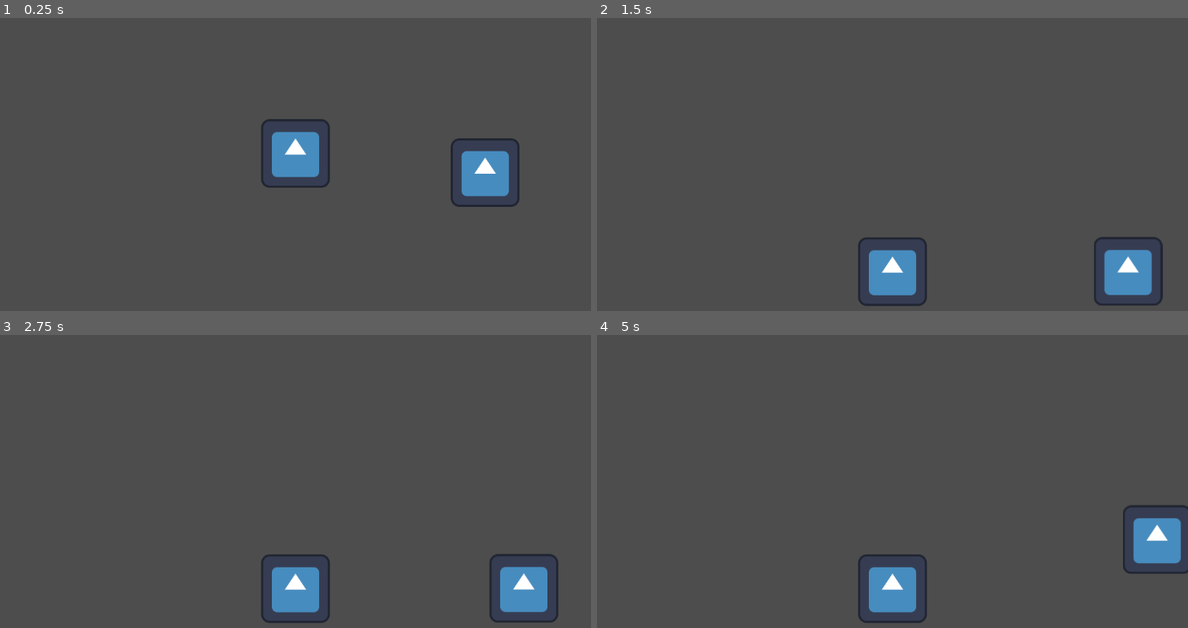
Above: before the commit, frames 1-4 (two rows, left to right).
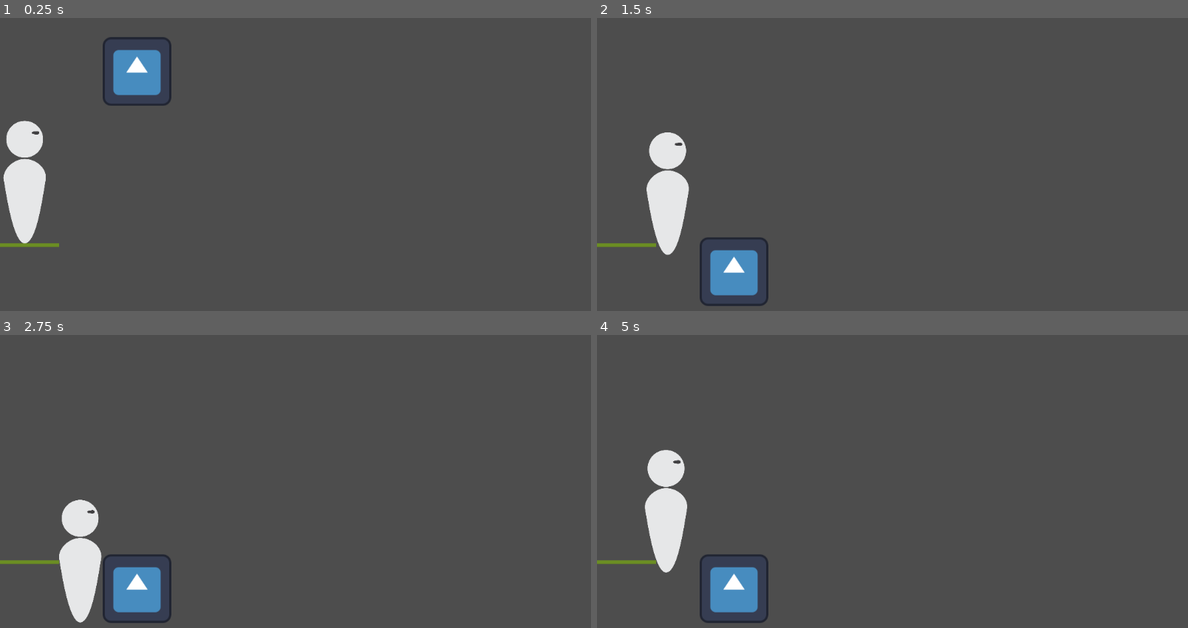
Above: after the commit, the same moments.

Repository: NeonGamerBot-QK/counterspell-boston
Game: Godot game, scene res://Levels/Demo.tscn
Two runs of this game, one before a commit and one after it. Both use one fixed random seed, a clock stepped at 60 frames per second and the inputs below. Before the commit the project starts from res://node_2d.tscn. The engine's default icon, where the game draws it, is replaced by a stand-in: a white triangle on a blue panel in a dark square.
Inputs:
- Up to frame 1 (0.25 s): no input
- Up to frame 2 (1.5 s): tap Enter at 0.5 s; hold D (right) from 0.53 s (still down); tap Space (jump) at 0.77 s
- Up to frame 3 (2.75 s): tap Space (jump) at 1.52 s; release D (right) at 2.03 s; hold A (left) from 2.03 s (still down)
- Up to frame 4 (5 s): release A (left) at 2.78 s; hold D (right) 2.78-4.28 s; tap Space (jump) at 3.02, 3.77, 4.52 s; hold A (left) from 4.28 s (still down)

The runs differ from the first frame. In frame 1, 7.1% of the frame differs, in the area x 0-88%, y 6-79%; in frame 2, 7.2%, in the area x 0-96%, y 39-99%; in frame 3, 7.1%; in frame 4, 7.0%.

Commit message:
organized levels

Diff:
--- a/ASSETS/Trans-Dark.svg
+++ b/ASSETS/Trans-Dark.svg
@@ -1,12 +1,14 @@
 <?xml version="1.0" encoding="UTF-8"?>
-<svg id="uuid-c62e2a9c-a9c2-4dc1-99fe-87be5aefe35e" data-name="Layer 1" xmlns="http://www.w3.org/2000/svg" viewBox="0 0 316.3 914.85">
+<svg id="uuid-c62e2a9c-a9c2-4dc1-99fe-87be5aefe35e" data-name="Layer 1" xmlns="http://www.w3.org/2000/svg"
+  viewBox="0 0 316.3 914.85">
   <defs>
     <style>
       .uuid-89b2f1f4-ac44-4d8c-afac-af01768aee8e {
         fill: #e6e7e8;
       }
 
-      .uuid-89b2f1f4-ac44-4d8c-afac-af01768aee8e, .uuid-ea211a4b-c4cc-4ae5-9354-7ce0d56ee513 {
+      .uuid-89b2f1f4-ac44-4d8c-afac-af01768aee8e,
+      .uuid-ea211a4b-c4cc-4ae5-9354-7ce0d56ee513 {
         stroke: #231f20;
         stroke-miterlimit: 10;
       }
@@ -16,7 +18,9 @@
       }
     </style>
   </defs>
-  <circle class="uuid-89b2f1f4-ac44-4d8c-afac-af01768aee8e" cx="158.02" cy="137.83" r="137.33"/>
-  <path class="uuid-89b2f1f4-ac44-4d8c-afac-af01768aee8e" d="M314.21,440.73c-26.96,158.71-69.93,473.61-156.19,473.61S18.02,531.27,1.83,440.73c-12.87-71.98,69.93-156.19,156.19-156.19s170.45,72.23,156.19,156.19Z"/>
-  <path class="uuid-ea211a4b-c4cc-4ae5-9354-7ce0d56ee513" d="M267.07,89.57c0,4.36-3.06,14.19-23.1,12.45-16.08-1.4-32.53-2.64-33.08-12.34-.54-9.7,21.04-10.63,33.08-12.34,18.51-2.64,23.1,7.64,23.1,12.24Z"/>
+  <circle class="uuid-89b2f1f4-ac44-4d8c-afac-af01768aee8e" cx="158.02" cy="137.83" r="137.33" />
+  <path class="uuid-89b2f1f4-ac44-4d8c-afac-af01768aee8e"
+    d="M314.21,440.73c-26.96,158.71-69.93,473.61-156.19,473.61S18.02,531.27,1.83,440.73c-12.87-71.98,69.93-156.19,156.19-156.19s170.45,72.23,156.19,156.19Z" />
+  <path class="uuid-ea211a4b-c4cc-4ae5-9354-7ce0d56ee513"
+    d="M267.07,89.57c0,4.36-3.06,14.19-23.1,12.45-16.08-1.4-32.53-2.64-33.08-12.34-.54-9.7,21.04-10.63,33.08-12.34,18.51-2.64,23.1,7.64,23.1,12.24Z" />
 </svg>
--- /dev/null
+++ b/ASSETS/platform.svg
@@ -0,0 +1,4 @@
+<svg xmlns="http://www.w3.org/2000/svg" width="110" height="6.5" viewBox="0 0 110 6.5">
+    <rect width="110" height="6.5" fill="#6B8E23" />
+    <rect y="6" width="110" height="0.5" fill="#556B2F" />
+</svg>
--- /dev/null
+++ b/Levels/Demo.tscn
@@ -0,0 +1,50 @@
+[gd_scene load_steps=8 format=3 uid="uid://nh5fnlw3k6r2"]
+
+[ext_resource type="Script" path="res://bg.gd" id="1_3do08"]
+[ext_resource type="Texture2D" uid="uid://c52haqan85k53" path="res://icon.svg" id="2_qpdr8"]
+[ext_resource type="Texture2D" uid="uid://wpffmph14bp5" path="res://ASSETS/platform.svg" id="3_e1cjm"]
+[ext_resource type="PackedScene" uid="uid://b7kjqxjnmrpdc" path="res://Player/player.tscn" id="4_a35y7"]
+
+[sub_resource type="RectangleShape2D" id="RectangleShape2D_7nlyv"]
+size = Vector2(128, 128)
+
+[sub_resource type="RectangleShape2D" id="RectangleShape2D_fslva"]
+size = Vector2(1100, 6.5)
+
+[sub_resource type="RectangleShape2D" id="RectangleShape2D_3gbcj"]
+size = Vector2(110, 6.5)
+
+[node name="Node2D" type="Node2D"]
+position = Vector2(550, 325)
+script = ExtResource("1_3do08")
+
+[node name="Block" type="RigidBody2D" parent="."]
+position = Vector2(-295, -153)
+metadata/_edit_group_ = true
+
+[node name="BlockHitbox" type="CollisionShape2D" parent="Block"]
+shape = SubResource("RectangleShape2D_7nlyv")
+
+[node name="BlockSprite" type="Sprite2D" parent="Block"]
+texture = ExtResource("2_qpdr8")
+
+[node name="Floor" type="StaticBody2D" parent="."]
+position = Vector2(0, 315.75)
+metadata/_edit_group_ = true
+
+[node name="CollisionShape2D" type="CollisionShape2D" parent="Floor"]
+shape = SubResource("RectangleShape2D_fslva")
+
+[node name="Platform1" type="StaticBody2D" parent="."]
+position = Vector2(-495, 200)
+metadata/_edit_group_ = true
+
+[node name="PlatformHitbox" type="CollisionShape2D" parent="Platform1"]
+shape = SubResource("RectangleShape2D_3gbcj")
+
+[node name="PlatformSprite" type="Sprite2D" parent="Platform1"]
+texture = ExtResource("3_e1cjm")
+
+[node name="Player" parent="." instance=ExtResource("4_a35y7")]
+position = Vector2(-504, 45)
+scale = Vector2(0.25, 0.25)
--- /dev/null
+++ b/Player/player.tscn
@@ -0,0 +1,13 @@
+[gd_scene load_steps=3 format=3 uid="uid://b7kjqxjnmrpdc"]
+
+[ext_resource type="Script" path="res://Player/player.gd" id="1_jt1jr"]
+[ext_resource type="Texture2D" uid="uid://dkqf0tllsvnq1" path="res://ASSETS/Trans-Dark.svg" id="2_wpvy1"]
+
+[node name="Player" type="CharacterBody2D"]
+script = ExtResource("1_jt1jr")
+
+[node name="PlayerSprite" type="Sprite2D" parent="."]
+texture = ExtResource("2_wpvy1")
+
+[node name="CollisionPolygon2D" type="CollisionPolygon2D" parent="."]
+polygon = PackedVector2Array(158, -23, 159, -61, 147, -93, 127, -120, 107, -139, 91, -149, 69, -160, 46, -169, 27, -173, 25, -183, 40, -186, 61, -194, 82, -207, 99, -222, 118, -245, 130, -271, 139, -306, 140, -341, 130, -376, 106, -413, 78, -436, 46, -453, 18, -460, 1, -461, -22, -460, -49, -452, -73, -439, -98, -420, -116, -398, -130, -370, -138, -344, -140, -325, -139, -300, -134, -278, -128, -261, -119, -244, -109, -229, -95, -214, -79, -202, -57, -189, -33, -182, -20, -181, -20, -173, -35, -171, -49, -166, -67, -159, -84, -148, -106, -132, -121, -117, -134, -105, -144, -90, -151, -77, -157, -60, -162, -41, -160, -22, -156, 2, -148, 53, -108, 262, -96, 304, -81, 349, -68, 385, -48, 422, -36, 440, -22, 452, -7, 460, 6, 460, 23, 453, 41, 437, 59, 407, 73, 376, 93, 322, 117, 220, 156, -1)
--- a/node_2d.tscn
+++ /dev/null
@@ -1,37 +0,0 @@
-[gd_scene load_steps=7 format=3 uid="uid://nh5fnlw3k6r2"]
-
-[ext_resource type="Texture2D" uid="uid://c52haqan85k53" path="res://icon.svg" id="1_gqviv"]
-[ext_resource type="Script" path="res://bg.gd" id="1_yos0w"]
-[ext_resource type="PackedScene" uid="uid://b7kjqxjnmrpdc" path="res://player.tscn" id="3_cxsvd"]
-[ext_resource type="Script" path="res://fetch_lb.gd" id="4_a61pq"]
-
-[sub_resource type="RectangleShape2D" id="RectangleShape2D_7nlyv"]
-size = Vector2(128, 128)
-
-[sub_resource type="RectangleShape2D" id="RectangleShape2D_fslva"]
-size = Vector2(1100, 6.5)
-
-[node name="Node2D" type="Node2D"]
-position = Vector2(550, 325)
-script = ExtResource("1_yos0w")
-
-[node name="Block" type="RigidBody2D" parent="."]
-
-[node name="BlockHitbox" type="CollisionShape2D" parent="Block"]
-shape = SubResource("RectangleShape2D_7nlyv")
-
-[node name="BlockSprite" type="Sprite2D" parent="Block"]
-texture = ExtResource("1_gqviv")
-
-[node name="Floor" type="StaticBody2D" parent="."]
-position = Vector2(0, 315.75)
-metadata/_edit_group_ = true
-
-[node name="CollisionShape2D" type="CollisionShape2D" parent="Floor"]
-shape = SubResource("RectangleShape2D_fslva")
-
-[node name="Player" parent="." instance=ExtResource("3_cxsvd")]
-position = Vector2(353, 4)
-
-[node name="HTTPRequest" type="HTTPRequest" parent="."]
-script = ExtResource("4_a61pq")
--- a/player.tscn
+++ /dev/null
@@ -1,16 +0,0 @@
-[gd_scene load_steps=4 format=3 uid="uid://b7kjqxjnmrpdc"]
-
-[ext_resource type="Script" path="res://player.gd" id="1_jt1jr"]
-[ext_resource type="Texture2D" uid="uid://c52haqan85k53" path="res://icon.svg" id="2_k2rqk"]
-
-[sub_resource type="RectangleShape2D" id="RectangleShape2D_7da88"]
-size = Vector2(128, 128)
-
-[node name="Player" type="CharacterBody2D"]
-script = ExtResource("1_jt1jr")
-
-[node name="PlayerHitbox" type="CollisionShape2D" parent="."]
-shape = SubResource("RectangleShape2D_7da88")
-
-[node name="PlayerSprite" type="Sprite2D" parent="."]
-texture = ExtResource("2_k2rqk")
--- a/project.godot
+++ b/project.godot
@@ -11,7 +11,7 @@
 [application]
 
 config/name="Counterspell-boston"
-run/main_scene="res://node_2d.tscn"
+run/main_scene="res://Levels/Demo.tscn"
 config/features=PackedStringArray("4.3", "Forward Plus")
 config/icon="res://icon.svg"
 
@@ -26,11 +26,13 @@
 right={
 "deadzone": 0.5,
 "events": [Object(InputEventKey,"resource_local_to_scene":false,"resource_name":"","device":-1,"window_id":0,"alt_press …(192 unchanged characters)…
+, Object(InputEventKey,"resource_local_to_scene":false,"resource_name":"","device":-1,"window_id":0,"alt_pressed":false,"shift_pressed":false,"ctrl_pressed":false,"meta_pressed":false,"pressed":false,"keycode":0,"physical_keycode":4194321,"key_label":0,"unicode":0,"location":0,"echo":false,"script":null)
 ]
 }
 left={
 "deadzone": 0.5,
 "events": [Object(InputEventKey,"resource_local_to_scene":false,"resource_name":"","device":-1,"window_id":0,"alt_press …(191 unchanged characters)…
+, Object(InputEventKey,"resource_local_to_scene":false,"resource_name":"","device":-1,"window_id":0,"alt_pressed":false,"shift_pressed":false,"ctrl_pressed":false,"meta_pressed":false,"pressed":false,"keycode":0,"physical_keycode":4194319,"key_label":0,"unicode":0,"location":0,"echo":false,"script":null)
 ]
 }
 jump={
@@ -38,6 +40,11 @@
 "events": [Object(InputEventKey,"resource_local_to_scene":false,"resource_name":"","device":-1,"window_id":0,"alt_press …(191 unchanged characters)…
 ]
 }
+reset={
+"deadzone": 0.5,
+"events": [Object(InputEventKey,"resource_local_to_scene":false,"resource_name":"","device":-1,"window_id":0,"alt_pressed":false,"shift_pressed":false,"ctrl_pressed":false,"meta_pressed":false,"pressed":false,"keycode":0,"physical_keycode":82,"key_label":0,"unicode":114,"location":0,"echo":false,"script":null)
+]
+}
 
 [rendering]
 
Not shown, added: ASSETS/Trans-Dark.svg.import
Not shown, added: ASSETS/Trans-Light.svg.import
Not shown, added: ASSETS/platform.svg.import
